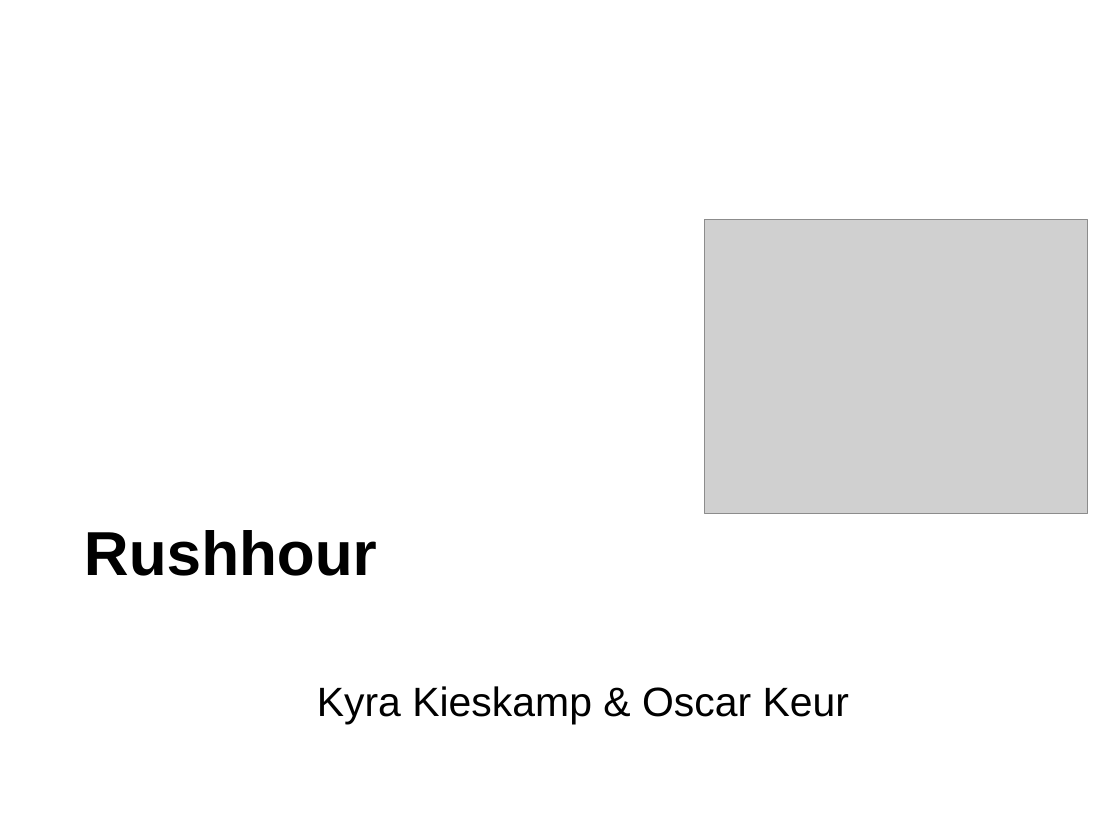
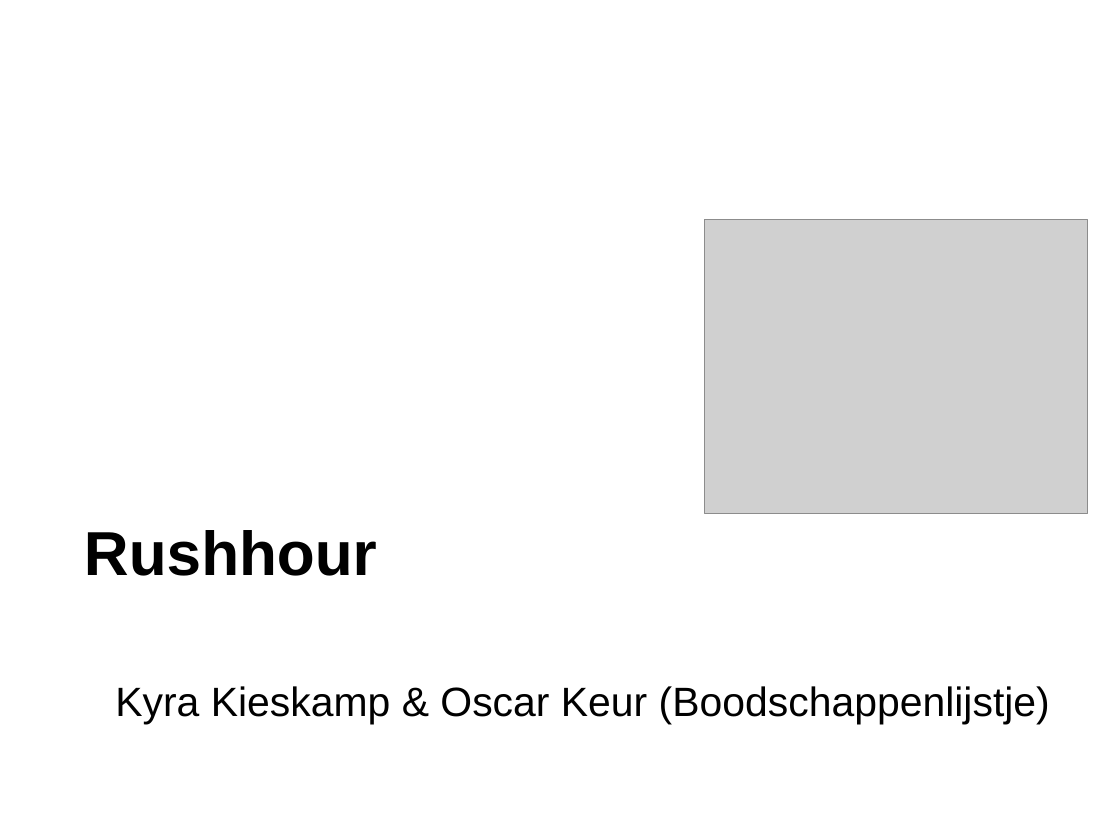
Before and after one commit to oekeur/MinProg_Heuristieken, a slide deck: slide 1 of Presentations/Presentation rushhour week 6 final2.pptx. Drawn at 1120x840 pixels with LibreOffice and Linux fonts; fonts in the diff are those of the drawing; grey boxes stand for pictures; background and template pictures are left out. Boxes give left, top, right and bottom in pixels: in the first picture for what was removed or moved away, otherwise in the second. Text is boxed around its words. In the diff, an @@ line names an element or a change of style, - is before the commit and + after.

```diff
--- a/Presentations/Presentation rushhour week 6 final2.pptx
+++ b/Presentations/Presentation rushhour week 6 final2.pptx
@@ subtitle at (115, 686, 1050, 724): text changed @@
-Kyra Kieskamp & Oscar Keur
+Kyra Kieskamp & Oscar Keur (Boodschappenlijstje)
```
Also in this commit, not shown: 6 slides removed, 31 other files.
